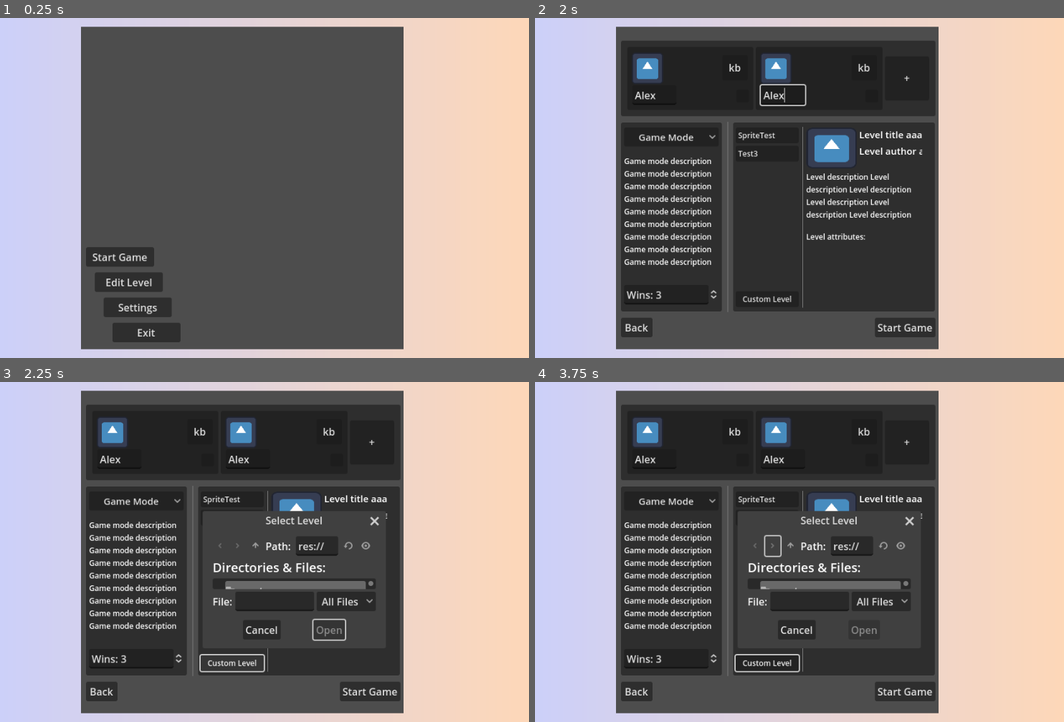
Above: before the commit, frames 1-4 (two rows, left to right).
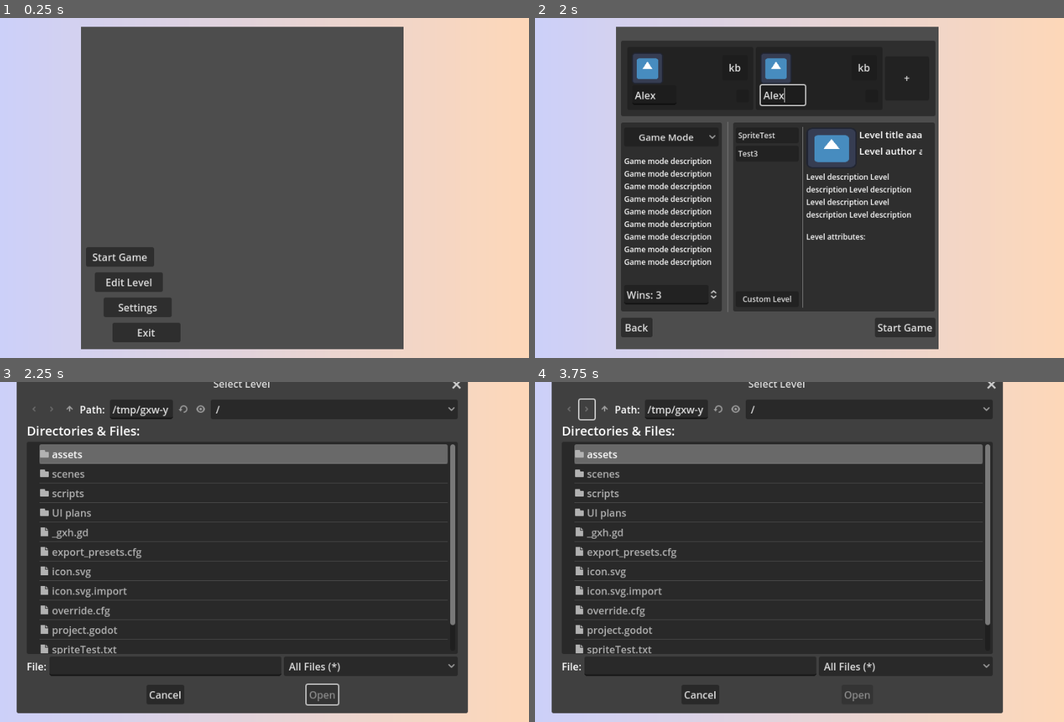
Above: after the commit, the same moments.

Repository: tofimega/Virtual-Bomber
Game: Godot game, scene res://scenes/UI/screen.tscn
Same seed, same stepped clock (60 frames per second), same inputs: the game is played once before the commit and once after it. The engine's default icon, where the game draws it, is replaced by a stand-in: a white triangle on a blue panel in a dark square.
Inputs (mouse positions are in pixels of both pictures, inside the frame that each line leads up to; where the layout moved, square brackets give the same spot in the first picture):
- Up to frame 1 (0.25 s): no input
- Up to frame 2 (2 s): click "Start Game" at 0.5 s; click (656, 96) at 1.27 s; type "Alex" at 1.35 s; click (783, 96) at 1.5 s; type "Alex" at 1.58 s
- Up to frame 3 (2.25 s): click "Custom Level" at 2 s
- Up to frame 4 (3.75 s): click "Start Game" at 2.75 s; click (587, 409) [773, 545] at 3.5 s

Frames 1-2 are identical in both runs. In frame 3, 43% of the frame differs, in the area x 3-89%, y 0-98%; in frame 4, 43%.

Commit message:
updated file dialog

Diff:
--- a/project.godot
+++ b/project.godot
@@ -31,6 +31,7 @@
 window/size/viewport_width=910
 window/size/viewport_height=540
 window/size/initial_position_type=2
+window/subwindows/embed_subwindows=false
 window/stretch/mode="viewport"
 window/stretch/scale_mode="integer"
 
--- a/scenes/main/menu_scene/game_settings/level_selection/level_selection.gd
+++ b/scenes/main/menu_scene/game_settings/level_selection/level_selection.gd
@@ -19,10 +19,12 @@
 
 func get_level_from_user()->void:
 	var file_dialog:FileDialog=FileDialog.new()
-	file_dialog.position=Vector2(get_tree().get_root().size.x/2,get_tree().get_root().size.y/2)
+	file_dialog.size=Vector2(700,500)
 	file_dialog.title="Select Level"
 	file_dialog.mode_overrides_title=false
 	file_dialog.file_mode=FileDialog.FILE_MODE_OPEN_FILE
+	file_dialog.access=FileDialog.ACCESS_FILESYSTEM
+	file_dialog.initial_position=Window.WINDOW_INITIAL_POSITION_CENTER_SCREEN_WITH_MOUSE_FOCUS
 	file_dialog.confirmed.connect(
 	func():
 		GlobalAccess.level_to_load=file_dialog.current_path
